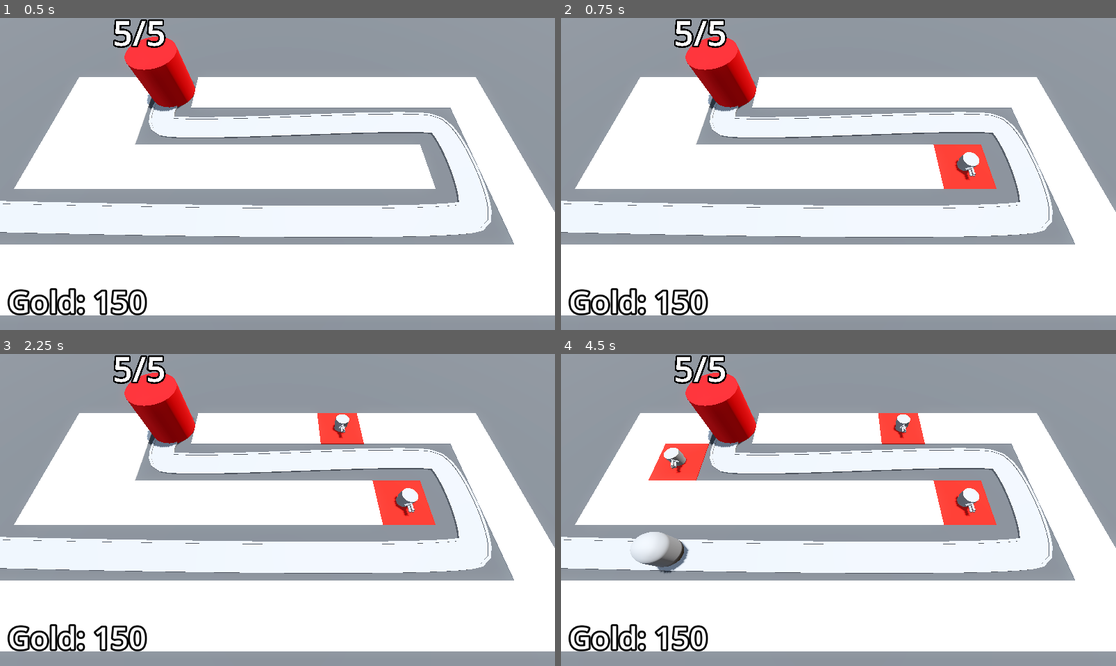
Above: before the commit, frames 1-4 (two rows, left to right).
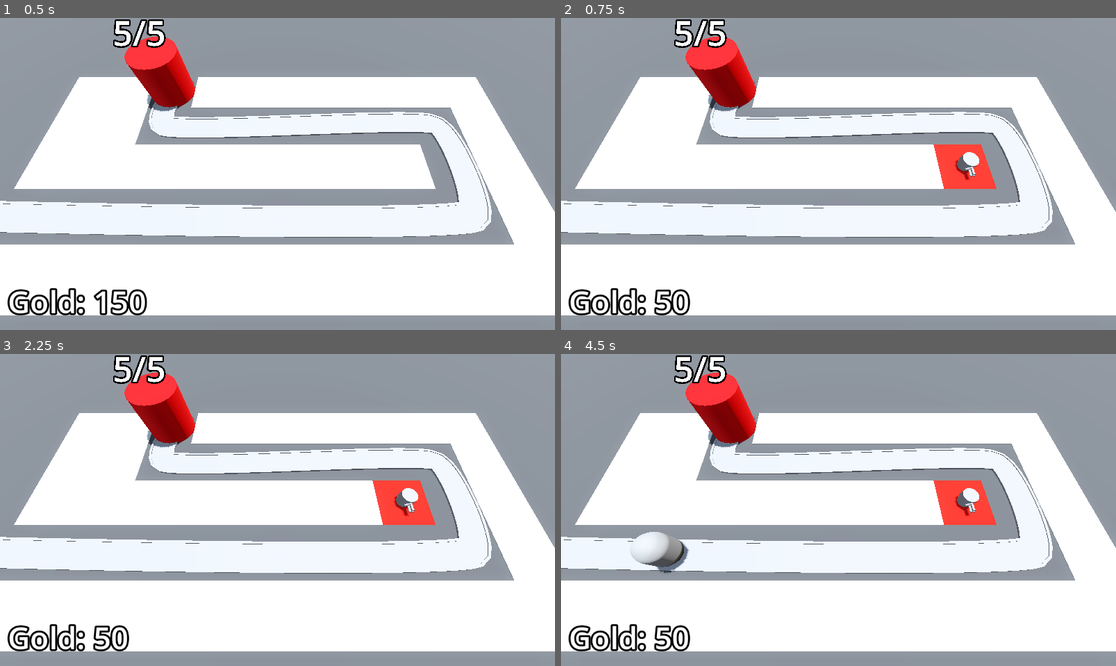
Above: after the commit, the same moments.

Repository: FabioAVSilva/Barbarian-Blaster
Game: Godot game, scene res://BaseLevel.tscn
The game is run twice, just before and just after one commit, with the same random seed, the same clock (stepped at 60 frames per second) and the same inputs.
Inputs (mouse positions are in pixels of both pictures, inside the frame that each line leads up to):
- Up to frame 1 (0.5 s): no input
- Up to frame 2 (0.75 s): tap Enter at 0.5 s; move the mouse to (960, 158) at 0.52 s; press the mouse at (960, 158) at 0.53 s
- Up to frame 3 (2.25 s): tap Space at 1.25 s; move the mouse to (166, 525) at 1.27 s; release the mouse at (166, 525) at 1.28 s; click (166, 525) at 1.35 s; tap Enter at 2 s; move the mouse to (333, 441) at 2.02 s; press the mouse at (333, 441) at 2.03 s
- Up to frame 4 (4.5 s): move the mouse to (810, 572) at 2.77 s; release the mouse at (810, 572) at 2.78 s; click (810, 572) at 2.85 s; move the mouse to (1005, 556) at 3.52 s; press the mouse at (1005, 556) at 3.53 s; move the mouse to (672, 463) at 4.27 s; release the mouse at (672, 463) at 4.28 s; click (672, 463) at 4.35 s

Frame 1 is identical in both runs. In frame 2, 0.5% of the frame differs, in the area x 16-27%, y 86-96%; in frame 3, 1.1%; in frame 4, 2.0%, in the area x 15-66%, y 18-96%.

Commit message:
Enemies award gold on death
-Enemies now award a certain gold amount on death so the player can continue to build more turrets
-Fixed a small issue where the mouse cursor remained as a pointer when having gold for two or more turrets

Diff:
--- a/BaseLevel.tscn
+++ b/BaseLevel.tscn
@@ -123,7 +123,7 @@
 turret = ExtResource("6_ufkdr")
 enemy_path = NodePath("../EnemyPath")
 
-[node name="Bank" type="MarginContainer" parent="."]
+[node name="Bank" type="MarginContainer" parent="." groups=["bank"]]
 anchors_preset = 15
 anchor_right = 1.0
 anchor_bottom = 1.0
--- a/Enemy/enemy.gd
+++ b/Enemy/enemy.gd
@@ -2,6 +2,11 @@
 
 @export var speed := 2.5
 @export var max_health := 50
+@export var gold_value := 20
+
+@onready var base = get_tree().get_first_node_in_group("base")
+@onready var bank = get_tree().get_first_node_in_group("bank")
+@onready var animation_player: AnimationPlayer = $AnimationPlayer
 
 var current_health: int:
 	set(health_in):
@@ -9,10 +14,11 @@
 			animation_player.play("TakeDamage")
 		current_health = health_in
 		if current_health < 1:
+			bank.gold += gold_value
 			queue_free()
 
-@onready var base = get_tree().get_first_node_in_group("base")
-@onready var animation_player: AnimationPlayer = $AnimationPlayer
+
+
 
 func _ready() -> void:
 	current_health = max_health
--- a/RayPickerCamera/ray_picker_camera.gd
+++ b/RayPickerCamera/ray_picker_camera.gd
@@ -2,8 +2,10 @@
 
 @export var gridmap: GridMap
 @export var turret_manager: Node3D
+@export var turret_cost := 100
 
 @onready var ray_cast_3d: RayCast3D = $RayCast3D
+@onready var bank = get_tree().get_first_node_in_group("bank")
 
 
 # Called every frame. 'delta' is the elapsed time since the previous frame.
@@ -12,16 +14,18 @@
 	ray_cast_3d.target_position = project_local_ray_normal(mouse_position) * 100.0
 	ray_cast_3d.force_raycast_update()
 
-	if ray_cast_3d.is_colliding():
-		Input.set_default_cursor_shape(Input.CURSOR_POINTING_HAND)
-		var collider = ray_cast_3d.get_collider()
-		if collider is GridMap:
+	if ray_cast_3d.is_colliding() && ray_cast_3d.get_collider() is GridMap:
+		var collision_point =  ray_cast_3d.get_collision_point()
+		var cell = gridmap.local_to_map(collision_point)
+
+		if bank.gold >= turret_cost && gridmap.get_cell_item(cell) == 0:
+			Input.set_default_cursor_shape(Input.CURSOR_POINTING_HAND)
 			if Input.is_action_pressed("click"):
-				var collision_point =  ray_cast_3d.get_collision_point()
-				var cell = gridmap.local_to_map(collision_point)
-				if gridmap.get_cell_item(cell) == 0:
-					gridmap.set_cell_item(cell, 1)
-					var tile_position = gridmap.map_to_local(cell)
-					turret_manager.build_turret(tile_position)
+				gridmap.set_cell_item(cell, 1)
+				var tile_position = gridmap.map_to_local(cell)
+				turret_manager.build_turret(tile_position)
+				bank.gold -= turret_cost
+		else:
+			Input.set_default_cursor_shape()
 	else:
 		Input.set_default_cursor_shape()
